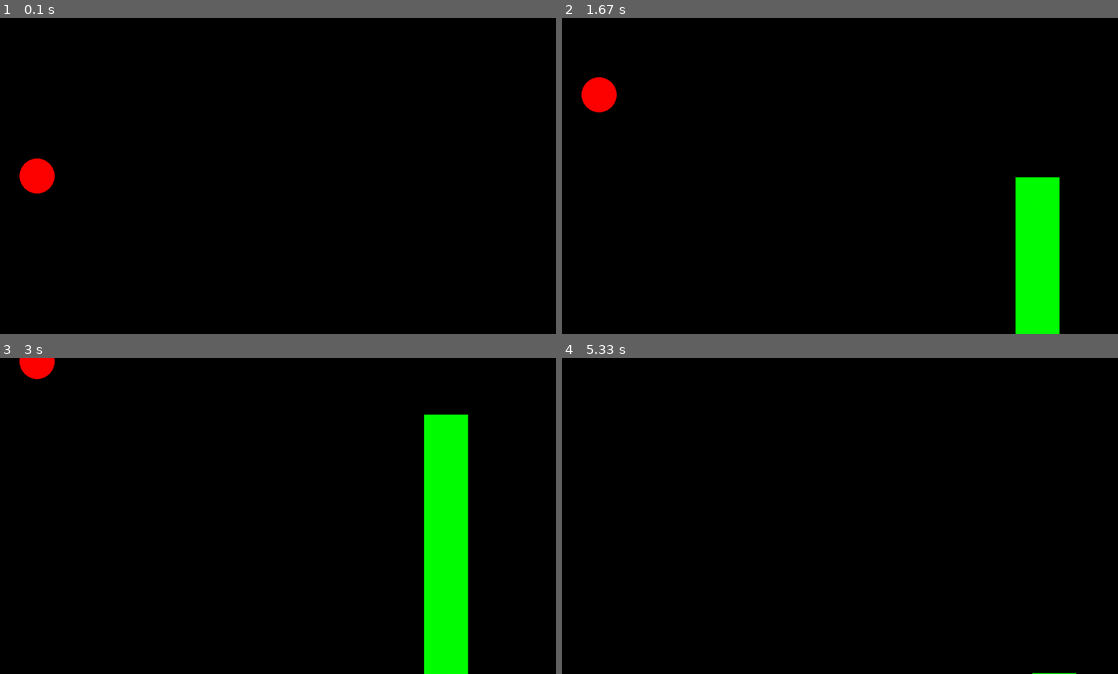
Above: before the commit, frames 1-4 (two rows, left to right).
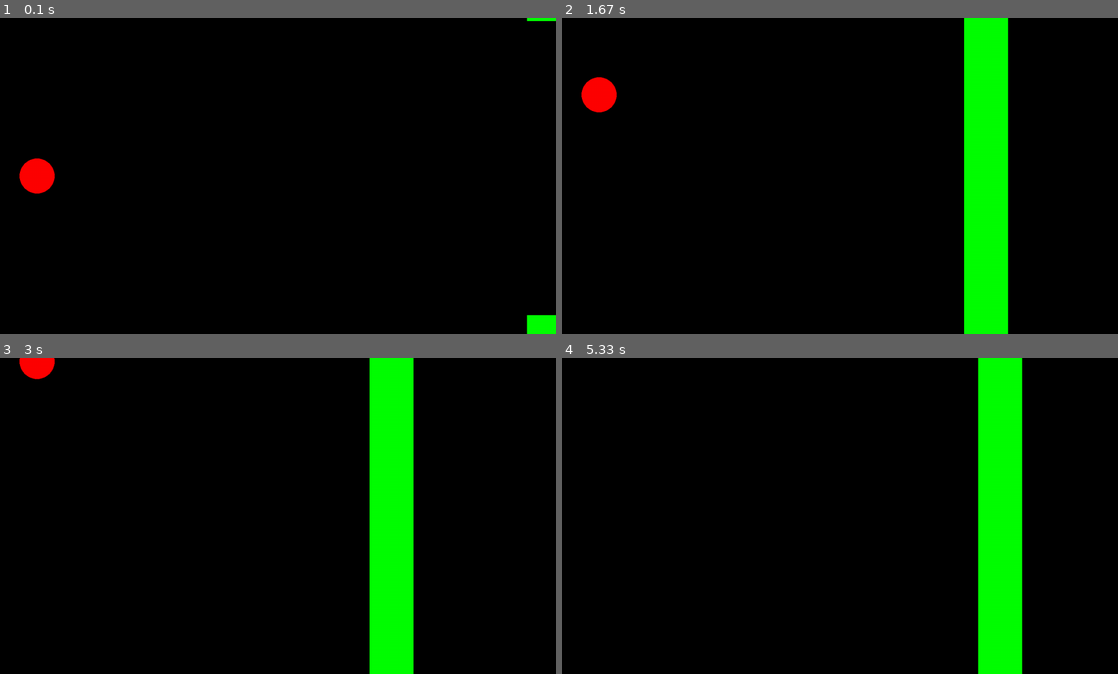
Above: after the commit, the same moments.

Repository: joaoneto9/Flappy-bird-pygame
Game: pygame game, started from main.py
Same seed, same stepped clock (60 frames per second), same inputs: the game is played once before the commit and once after it.
Inputs:
- Up to frame 1 (0.1 s): no input
- Up to frame 2 (1.67 s): tap Space at 0.33, 0.73, 1.03, 1.23, 1.57 s
- Up to frame 3 (3 s): tap Space at 1.87, 2.07, 2.37, 2.63, 2.97 s
- Up to frame 4 (5.33 s): tap Space at 3.27, 3.4, 3.8, 4.1, 4.87, 5.17 s

The runs differ from the first frame. In frame 1, 0.4% of the frame differs, in the area x 94-100%, y 0-100%; in frame 2, 12%; in frame 3, 15%, in the area x 66-85%, y 0-100%; in frame 4, 8.0%.

Commit message:
feat: adding the start position logic of the Cano class

Diff:
--- a/Cano.py
+++ b/Cano.py
@@ -3,28 +3,33 @@
 
 class Cano:
 
-    def __init__(self, screen: pygame.Surface, up: bool):
+    def __init__(self, screen: pygame.Surface, botton: bool):
         self.screen = screen
         self.vel_x = 500
-        widht = 100
+        self.widht = 100 # largura
+        self.botton = botton
+        self.start_height()
 
+    def start_height(self):
         height_at_screen = random.randrange(0, self.screen.get_height() + 1) # valor aleatorio do local da tela -> se for menor: maior o cano
-        height = abs(self.screen.get_height() - height_at_screen) # altura do cano
 
-        if (up):
-            self.rect = pygame.Rect(100, self.screen.get_height(), widht, height)
-        else:
-            self.rect = pygame.React(100, 0, widht, self.height)
+        if self.botton:
+            self.rect = pygame.Rect(self.screen.get_width(), self.screen.get_height() - height_at_screen, self.widht, height_at_screen)
+        else: # down
+            self.rect = pygame.Rect(self.screen.get_width(), 0, self.widht, height_at_screen)
 
     def update_height(self):
-        height_at_screen = random.randrange(0, self.screen.get_height() + 1) # valor aleatorio do local da tela -> se for menor: maior o cano
-        self.rect.height = abs(self.screen.get_height() - height_at_screen) # altura do cano
+        if self.botton:
+            self.rect.height = random.randrange(0, self.screen.get_height() + 1)
+            self.rect.y = self.screen.get_height() - self.rect.height
+        else: # down
+            self.rect.height = random.randrange(0, self.screen.get_height() + 1)
 
     def animation(self):
         # ultrapasosu o limite
         if self.rect.x < 0:
-            self.rect.x = self.screen.get_width()
-            self.rect.y = random.randrange(1, self.screen.get_height())
+            self.update_height()
+            self.rect.x = self.screen.get_width() # volta para o inicio
 
         pygame.draw.rect(self.screen, "green", self.rect)
 
--- a/main.py
+++ b/main.py
@@ -14,8 +14,8 @@
 
 # iniciando um objeto player
 player = Player("name", screen)
-cano_1 =  Cano(screen, True)
-# Cria um retângulo (x, y, largura, altura)
+cano_1 =  Cano(screen, botton=True)
+cano_2 = Cano(screen, botton=False)
 
 print("inicio do jogo")
 # funcionamento do jogo
@@ -32,6 +32,7 @@
 
     player.animation()
     cano_1.animation()
+    cano_2.animation()
 
     # pygame.draw.rect(screen, "green", rect)
 
@@ -44,6 +45,7 @@
     # acao da gravidade e atualizacao do eixo x dos canos
     player.gravity_decrease_height()
     cano_1.walk(dt)
+    cano_2.walk(dt)
 
     # Renderizar o Jogo aqui
 
